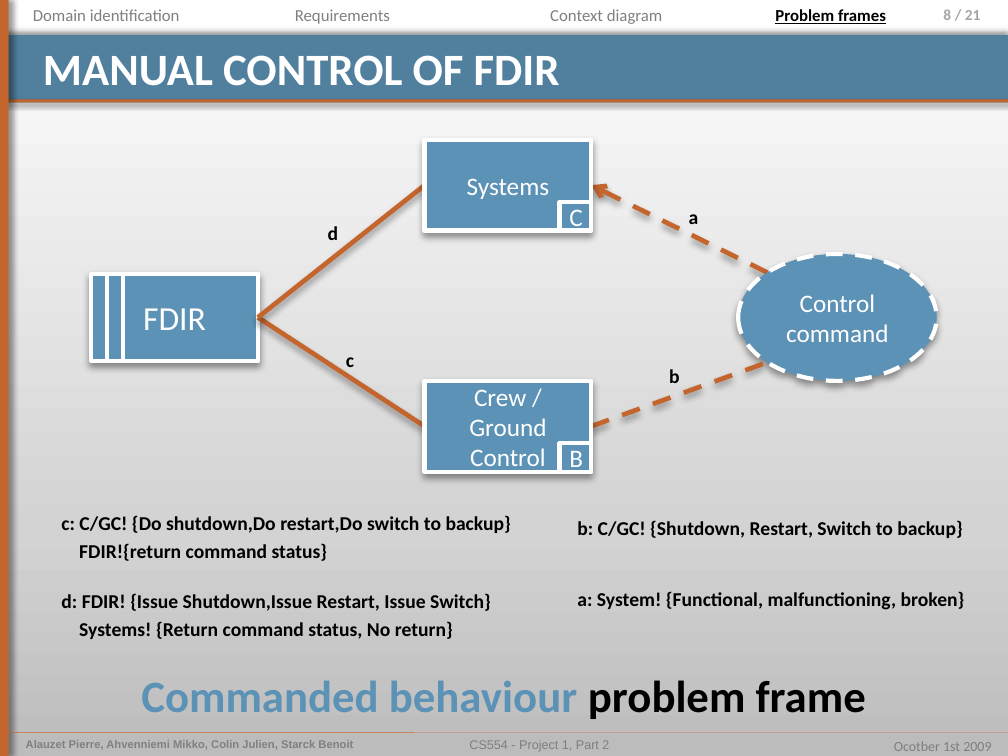
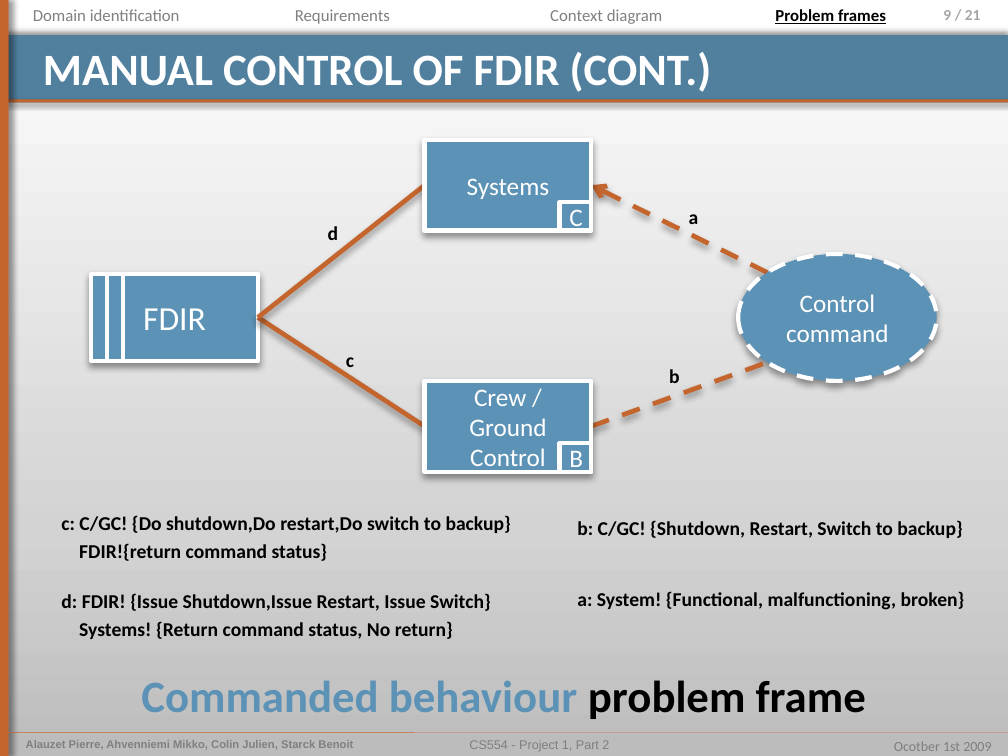
Before and after one commit to pierrealauzet/euroteam, a slide deck: slide 9 of Project 1/Part 2/CS554_EuroTeam_Problem_Frames.pptx (slide 8 before the commit). Drawn at 1008x756 pixels with LibreOffice and Linux fonts; fonts in the diff are those of the drawing. Boxes give left, top, right and bottom in pixels: in the first picture for what was removed or moved away, otherwise in the second. Text is boxed around its words. In the diff, an @@ line names an element or a change of style, - is before the commit and + after.

```diff
--- a/Project 1/Part 2/CS554_EuroTeam_Problem_Frames.pptx
+++ b/Project 1/Part 2/CS554_EuroTeam_Problem_Frames.pptx
@@ title at bbox=[43, 52, 712, 92]: text changed @@
-MANUAL CONTROL OF FDIR
+MANUAL CONTROL OF FDIR (CONT.)
```
Also in this commit, not shown: 15 other slides changed, 1 slide added, 1 other file.
